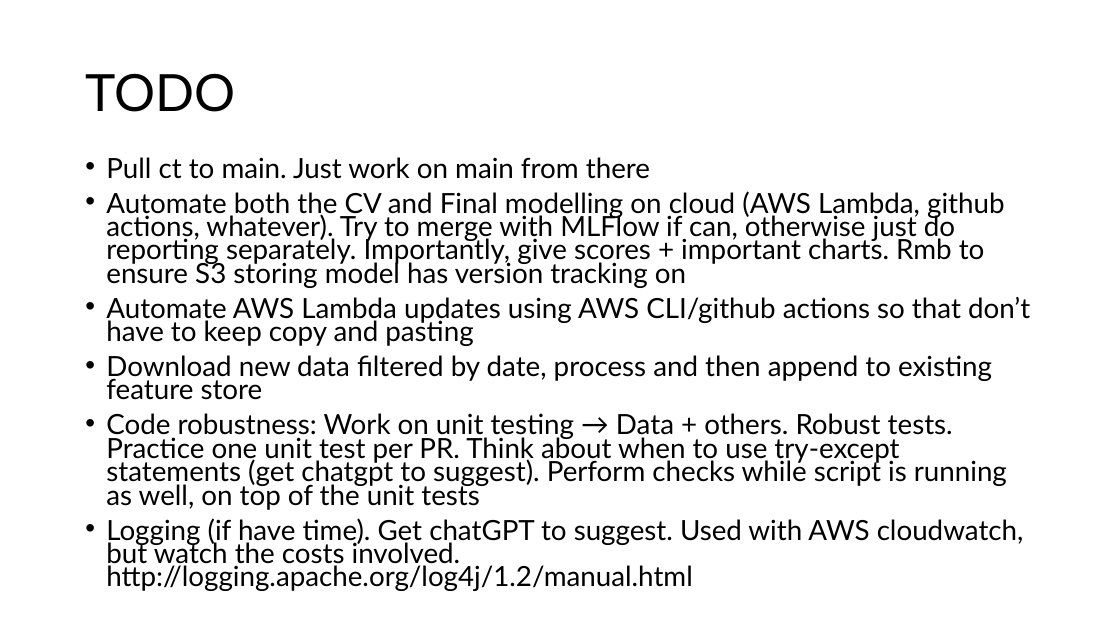
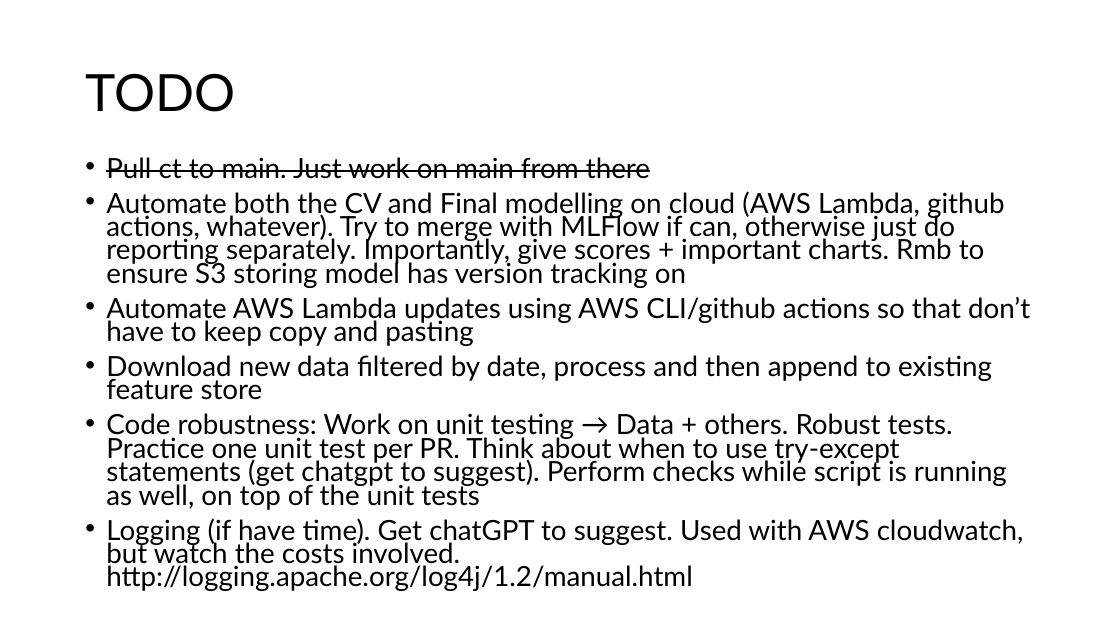
Before and after one commit to ziyu-toh/hdb-resale-prediction, a slide deck: slide 7 of docs/Architecture Overview.pptx. Drawn at 1120x630 pixels with LibreOffice and Linux fonts; fonts in the diff are those of the drawing. Boxes give left, top, right and bottom in pixels: in the first picture for what was removed or moved away, otherwise in the second. Text is boxed around its words. In the diff, an @@ line names an element or a change of style, - is before the commit and + after.

```diff
--- a/docs/Architecture Overview.pptx
+++ b/docs/Architecture Overview.pptx
@@ text at (106, 157, 650, 179): strikethrough on in "Pull ct to main. Just work on ..." @@
```
Also in this commit, not shown: 1 other slide changed, 4 other files.
